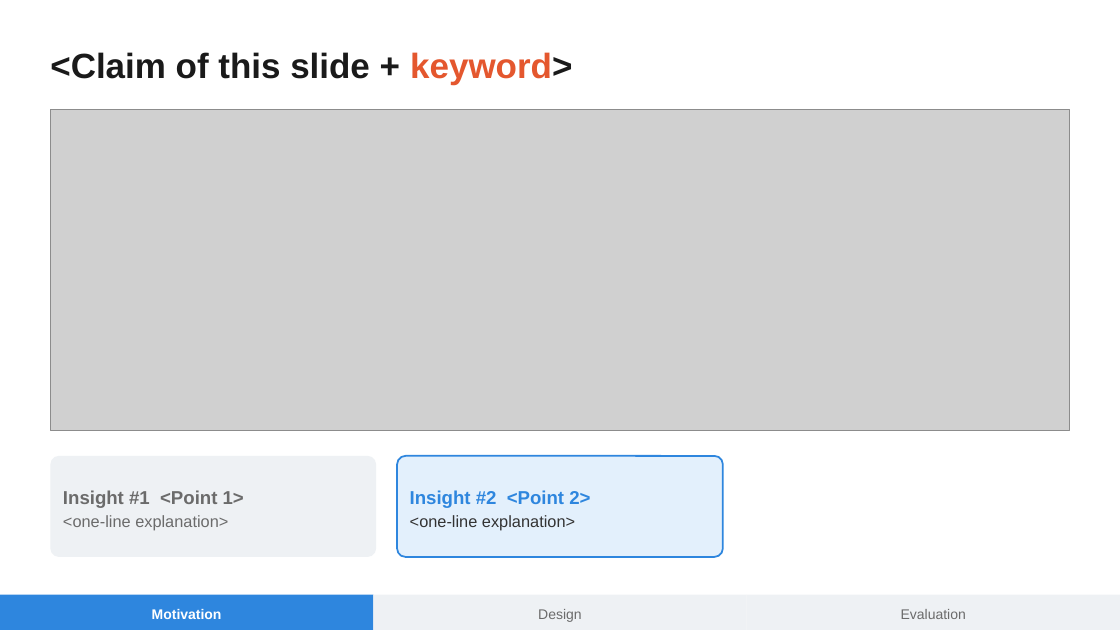
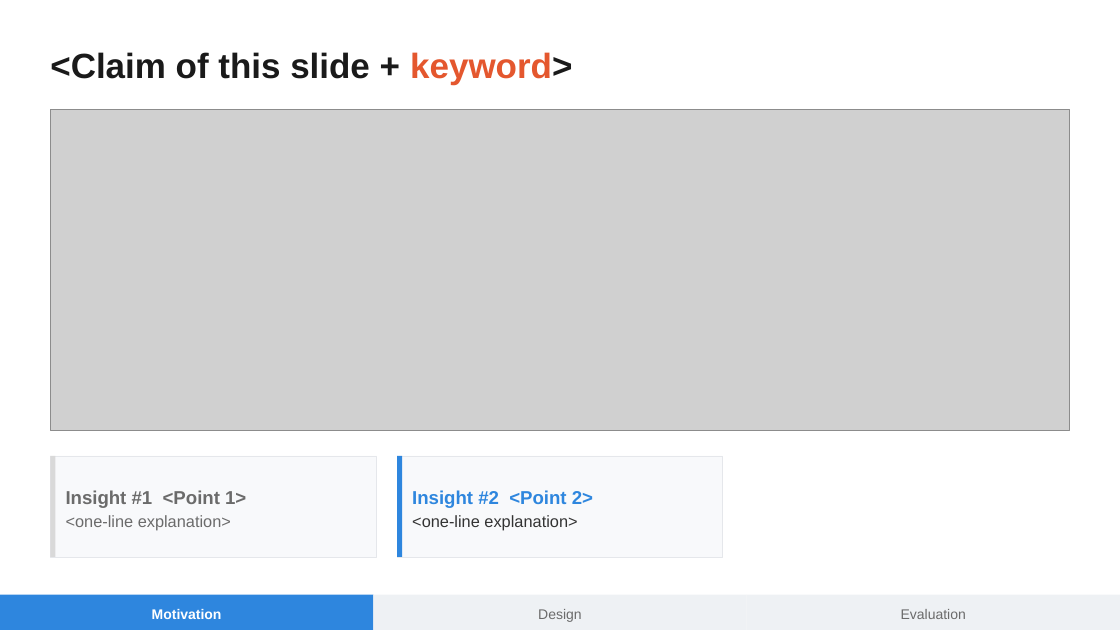
Before and after one commit to smallSheep123/paper-skills, a slide deck: slide 2 of paper-ppt/styles/systems-talk/template.pptx. Drawn at 1120x630 pixels with LibreOffice and Linux fonts; fonts in the diff are those of the drawing; grey boxes stand for pictures. Boxes give left, top, right and bottom in pixels: in the first picture for what was removed or moved away, otherwise in the second. Text is boxed around its words. In the diff, an @@ line names an element or a change of style, - is before the commit and + after.

Commit message:
feat(presets): add native sub/sup/italic, Booktabs tables, and de-AI layout polish
- style-presets.js: support inline _{sub}, ^{sup}, and *italic* markup in both PptxCanvas and SvgCanvas; upgrade c.table() to default Booktabs 3-line academic tables (no vertical lines, inline markup, dark-theme highlight fallback)
- domestic: keep existing tokens.json palette/sizes unified; drop thick grey backing box on white figures by default; fix annotatedFigure image-rect anchoring, title auto-fit, cover title fallback, formulaTable flowing row heights, and lighter left-bar callouts; preserve existing summary layout
- systems-talk / keynote-minimal: replace pastel candy insight bubbles with whisper-grey cards + left stage accent bars; fix duplicate footer draws and K.figure options argument
- violet: remove hardcoded placeholder footer and widen cover metadata column
- templates & tests: republish affected templates (domestic, systems-talk, violet) and add regression tests (96 OK)

```diff
--- a/paper-ppt/styles/systems-talk/template.pptx
+++ b/paper-ppt/styles/systems-talk/template.pptx
@@ rectangle at bbox=[50, 456, 376, 557]: rounded rectangle to rectangle; fill #EEF1F4 to #F8F9FB; outline none to #E5E7EB 0.6 pt @@
@@ rectangle added at bbox=[50, 456, 55, 557], fill #D9D9D9 @@
@@ rounded rectangle removed at bbox=[397, 456, 723, 557] @@
@@ rectangle added at bbox=[397, 456, 723, 557], fill #F8F9FB, outline #E5E7EB 0.6 pt @@
@@ rectangle added at bbox=[397, 456, 402, 557], fill #2E86DE @@
```
Also in this commit, not shown: 1 other slide changed, 8 other files.
